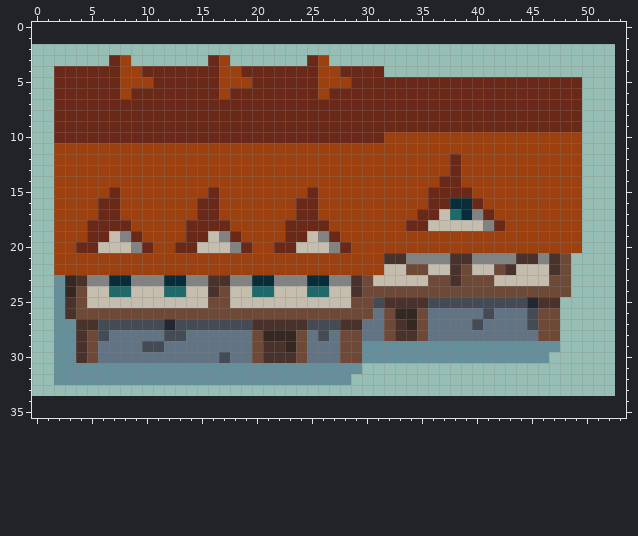
Pixel-art file: assets_src/image/decoration/unit/building02.ase. Above, as it was before the edit.
54x32 pixels, 1 frame. The old version is drawn lined up with the new one, on the new canvas.
After the commit:
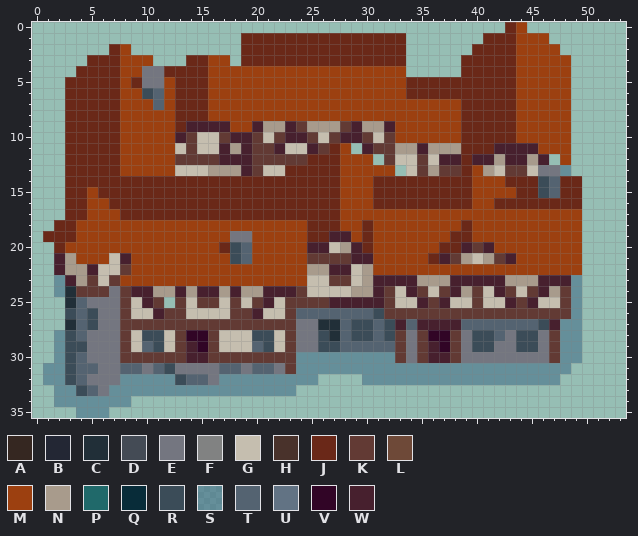
Palette (. is transparent): A #352721  B #232734  C #212f38  D #444b55  E #747680  F #818282  G #c5beaf  H #49322b  J #6a2818  K #623a34  L #6e4938  M #9c4010  N #a89b8c  P #20696a  Q #082c39  R #3b4c58  S #34608080  T #546371  U #627384  V #310526  W #47202e
Difference:
canvas 54x32 -> 54x36, the old top-left corner now at -1,2 (the part of the old canvas that was cut away was empty and is not shown)
Changed rows in their new state; - is an unchanged pixel.
first column x 1:
 0 ------------------------------------------JM-----
 1 ------------------JJJJJJJJJJJJJJJ-------JJJMMM---
 2 ------JM----------JJJJJJJJJJJJJJJ------JJJJMMMM--
 3 ----JJ--MM---JJM--JJJJJJ-JJJJJJJJ-----JJJJJMMMMM-
 4 -..------EE----M--MMMMMMM--MMMMMM-----JJJJJMMMMM-
 5 -.------JEEM---M---MMMMMM---MMMMM----------MMMMM.
 6 -.------MRTM---M-MMMMMMMM-MMMMMMM----------MMMMM.
 7 -.-----MMMTM---MMMMMMMMMMMMMMMMMMMMMMM-----MMMMM.
 8 -.-----MMMMM---MMMMMMMMMMMMMMMMMMMMMMM-----MMMMM.
 9 -.-----MMMMM-WWWWMMWNNWKNNNKWNNWMMMMMM-----MMMMM.
10 -.-----MMMMMWKGGKWWKGKWWKGKWWKGK------JJJJJ-----.
11 -.JJJJJ-----GKGGWNWKKWGGWKJ-.WKKNNWNNNJJJWWWW---.
12 -.JJJJJ-----KKKKWWWKKKKKJJJ---.KGGKGWWJWWNWWNW.-.
13 -.JJJJJ-----GGGNNNWKGGJJJJJ-----.GKNKKJ-NGKKGEES.
14 -.JJJJJJJJJJJJJJJJJJJJJJJJJ---JJJJJJ--J---JJJRTJJ
15 -.JJ-J-JJJJJJJJ-JJJJJJJJ-JJ---JJJJJ--------JJRTJJ
16 -.JJ-M-JJJJJJJ--JJJJJJJ--JJ---JJJJJ--JJM-JJJJJJJJ
17 -.JJ-MMJJJJJJJ--JJJJJJJ--JJ-------MMMMMMM--------
18 -JJ-MMMM-----MMMM-----MM--J--J---MMMMMJMMM-------
19 JJJ-MMMMM----MMMMEE---MMJJWW-J-------JJ----------
20 -J-MMMMMMM--MMMMJRT--MMMWWGNWJ------JJWKW--------
21 -WN---GW---------RT-----KKKKWW-MMMMJWKNGNKWMMMMMM
22 -WNNWGGK----------------NNWWGN-MMMMMMMMMMMMMMMMMM
23 --WNKGKMMMMMMMMMMMMMMMMMGGKKGNWWWWNNNWWWWWNNNWWWS
24 --CKKKEKWWNNWNWWNWNNWWWKGG--NNWKGWKGKWNKGWKGKWNKS
25 -.CTEEEK-WK.K-KKGK-KW-KKKKWWWWWKGGWKWGGKGGWKWGGKS
26 -.RTREEKGGWKKGGGGKKWGGKTTTTTTTRKKKKKKKKKKKKKKKKKS
27 -.CTREEKKKKKKKKKKKKKKKKEECCTRRTRWTWWWWTTTTTTTRWSS
28 --RTEEEKGRRGKVVKGGGRRGKEERCTRRTRKEKVVKERRTERREKSS
29 --RREEEKGTRGKWVKGGGTRGKEERRTTTTTKEKWVKERREERREKSS
30 --RTEEEKKKKKKWWKKKKKKKKSSSSSS---KEKWWKEEEEEEEEKSS
31 S-RTTEETTETREEEETTETTEK------SSSSSSSSSSSSSSSSSSS-
32 S-RTEEE-----RTTE---------...-SSSSSSSSSSSSSSSSSS--
33 -SSRTESSSSSSSSSSSSSSSSS--------------------------
34 -SSSSSSS-----------------------------------------
35 ---SSS-------------------------------------------
Where, in picture pixels (left, top, right, bottom), the same in both pictures:
changed: (43, 22, 582, 418)
